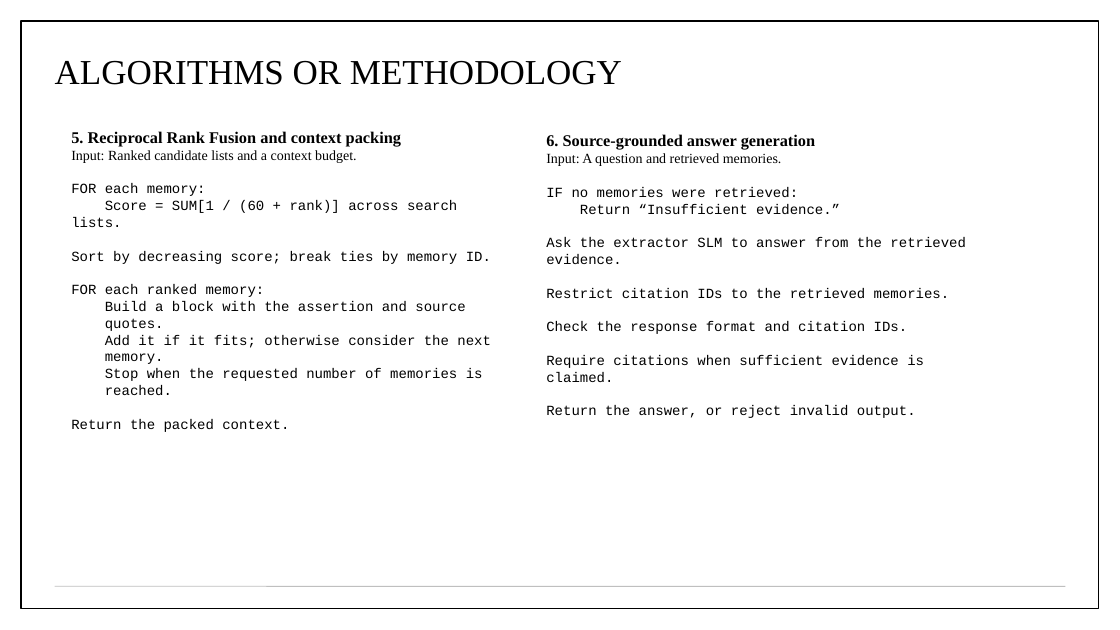
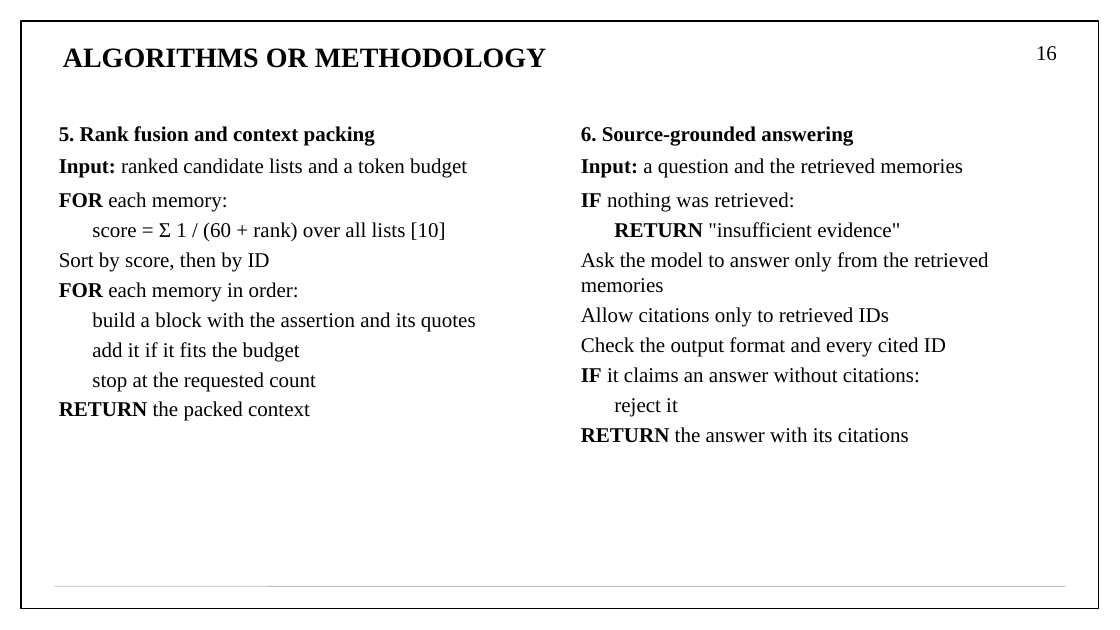
Before and after one commit to aryaniyaps/sdp-2026, a slide deck: slide 16 of P1_R2_13.pptx (slide 15 before the commit). Drawn at 1120x630 pixels with LibreOffice and Linux fonts; fonts in the diff are those of the drawing. Boxes give left, top, right and bottom in pixels: in the first picture for what was removed or moved away, otherwise in the second. Text is boxed around its words. In the diff, an @@ line names an element or a change of style, - is before the commit and + after.

```diff
--- a/P1_R2_13.pptx
+++ b/P1_R2_13.pptx
@@ title "ALGORITHMS OR METHODOLOGY" at (x1=63, y1=48, x2=547, y2=68): size 30 to 24 pt, bold on; vertical alignment middle to top @@
@@ page number added at (x1=1036, y1=46, x2=1057, y2=61), 18 pt, text #000000 @@
+16
@@ text "5. Rank fusion and context ..." moved from (x1=71, y1=131, x2=491, y2=432) to (x1=59, y1=126, x2=476, y2=421) @@
@@ text at (x1=59, y1=126, x2=467, y2=178): text changed; size 12 to 18 pt; bold on @@
-5. Reciprocal Rank Fusion and context packing
-Input: Ranked candidate lists and a context budget.
+5. Rank fusion and context packing
+Input: ranked candidate lists and a token budget
@@ text at (x1=581, y1=126, x2=989, y2=443): text changed; size 12 to 18 pt; font Courier New to Times New Roman @@
-6. Source-grounded answer generation
-Input: A question and retrieved memories.
-IF no memories were retrieved:
-Return “Insufficient evidence.”
-Ask the extractor SLM to answer from the retrieved evidence.
-Restrict citation IDs to the retrieved memories.
-Check the response format and citation IDs.
-Require citations when sufficient evidence is claimed.
-Return the answer, or reject invalid output.
+6. Source-grounded answering
+Input: a question and the retrieved memories
+IF nothing was retrieved:
+RETURN "insufficient evidence"
+Ask the model to answer only from the retrieved memories
+Allow citations only to retrieved IDs
+Check the output format and every cited ID
+IF it claims an answer without citations:
+reject it
+RETURN the answer with its citations
@@ text at (x1=59, y1=192, x2=228, y2=212): size 12 to 18 pt, font Courier New to Times New Roman in "FOR each memory:"; bold on in "FOR"; more space between paragraphs @@
@@ text at (x1=59, y1=222, x2=476, y2=421): text changed; size 12 to 18 pt; font Courier New to Times New Roman @@
-Score = SUM[1 / (60 + rank)] across search lists.
-Sort by decreasing score; break ties by memory ID.
-FOR each ranked memory:
-Build a block with the assertion and source quotes.
-Add it if it fits; otherwise consider the next memory.
-Stop when the requested number of memories is reached.
-Return the packed context.
+score = Σ 1 / (60 + rank) over all lists [10]
+Sort by score, then by ID
+FOR each memory in order:
+build a block with the assertion and its quotes
+add it if it fits the budget
+stop at the requested count
+RETURN the packed context
```
Also in this commit, not shown: 13 other slides changed, 15 slides added, 9 slides removed, 11 other files.
